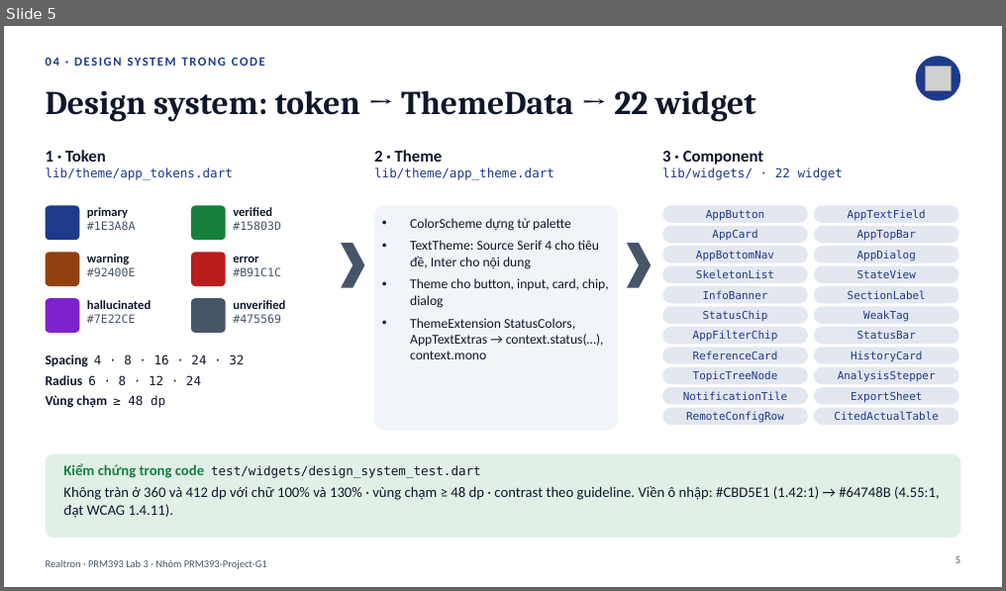
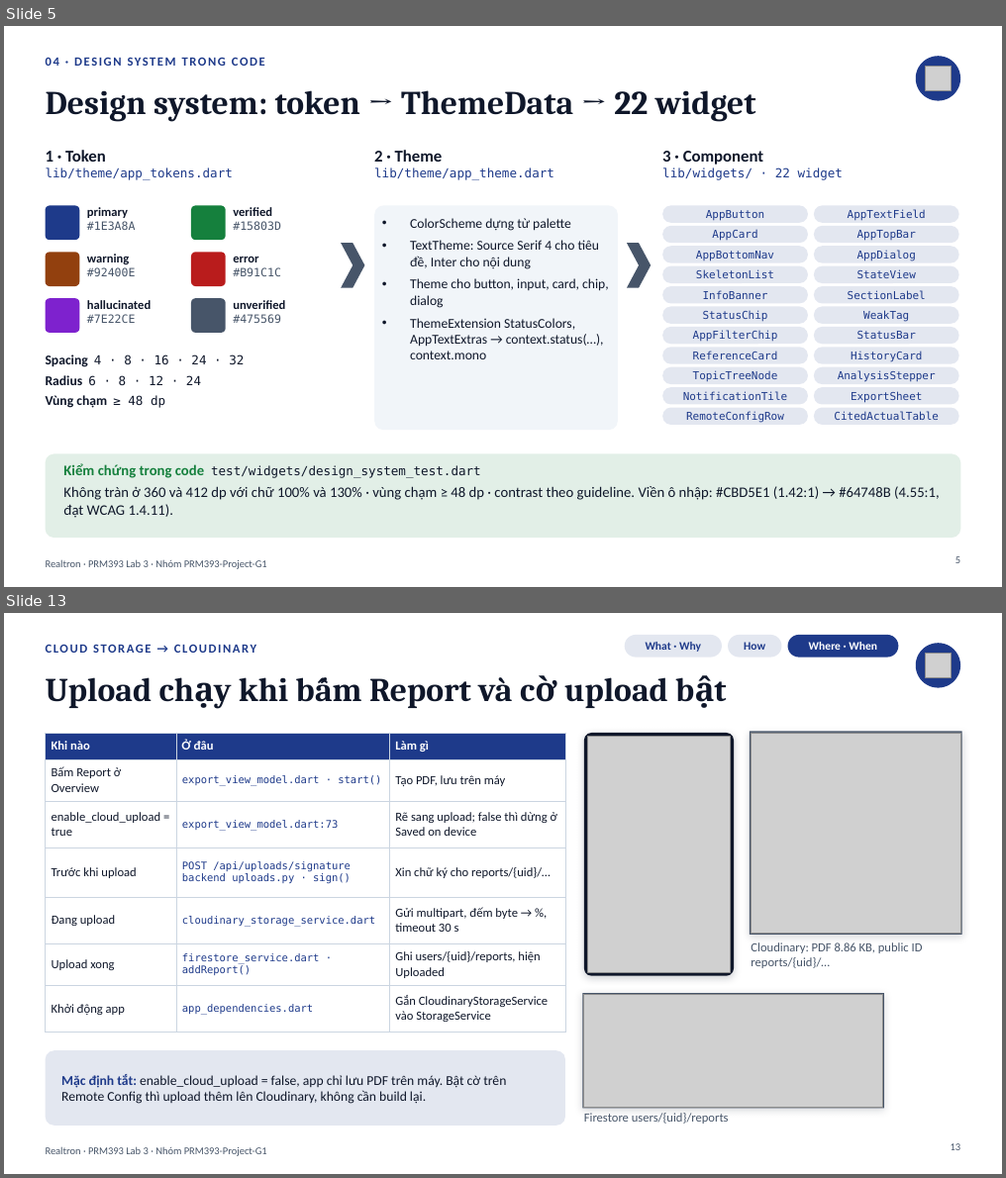
Before and after one commit to PRM393-Project-G1/Lab3, a slide deck: slides/Lab03_G1_slides.pptx. Shown one above the other, each under a label of ours: slide 5 before the commit, slides 5 and 13 after it; the slides between them are not shown. The pictures are 1006x591 and 1006x1178 pixels, drawn with LibreOffice and Linux fonts; fonts in the diff are those of the drawing; grey boxes stand for pictures. Boxes give left, top, right and bottom in pixels: in the first picture for what was removed or moved away, otherwise in the second. Text is boxed around its words. In the diff, an @@ line names an element or a change of style, - is before the commit and + after.

```diff
--- a/slides/Lab03_G1_slides.pptx
+++ b/slides/Lab03_G1_slides.pptx
@@ slide 13 added at (4, 613, 1002, 1174), background #FFFFFF; not listed: 1 template element that a slide beside it also shows @@
@@ text added at (46, 637, 832, 660), 12 pt, text #1E3A8A, bold @@
+CLOUD STORAGE → CLOUDINARY
@@ rounded rectangle added at (625, 635, 722, 658), fill #1E3A8A at 12% opacity @@
@@ text added at (646, 642, 701, 652), 11 pt, text #1E3A8A, bold @@
+What · Why
@@ rounded rectangle added at (728, 635, 782, 658), fill #1E3A8A at 12% opacity @@
@@ text added at (744, 642, 765, 650), 11 pt, text #1E3A8A, bold @@
+How
@@ rounded rectangle added at (788, 635, 899, 658), fill #1E3A8A @@
@@ text added at (809, 642, 877, 650), 11 pt, text #FFFFFF, bold @@
+Where · When
@@ ellipse added at (916, 643, 960, 688), fill #1E3A8A @@
@@ picture added at (926, 653, 951, 678) @@
@@ title added at (46, 677, 668, 708), 32 pt, text #0F172A, bold @@
+Upload chạy khi bấm Report và cờ upload bật
@@ rectangle added at (749, 731, 962, 935), fill #475569 @@
@@ table added at (46, 733, 565, 1026), 7 rows, 3 columns @@
+Khi nào | Ở đâu | Làm gì
+Bấm Report ở Overview | export_view_model.dart · start() | Tạo PDF, lưu trên máy
+enable_cloud_upload = true | export_view_model.dart:73 | Rẽ sang upload; false thì dừng ở Saved on device
+Trước khi upload | POST /api/uploads/signature / backend uploads.py · sign() | Xin chữ ký cho reports/{uid}/…
+Đang upload | cloudinary_storage_service.dart | Gửi multipart, đếm byte → %, timeout 30 s
+Upload xong | firestore_service.dart · addReport() | Ghi users/{uid}/reports, hiện Uploaded
+Khởi động app | app_dependencies.dart | Gắn CloudinaryStorageService vào StorageService
@@ rounded rectangle added at (584, 733, 734, 976), fill #0F172A @@
@@ picture added at (588, 737, 731, 972) @@
@@ picture added at (751, 733, 960, 934) @@
@@ text added at (750, 943, 923, 968), 12 pt, text #475569 @@
+Cloudinary: PDF 8.86 KB, public ID reports/{uid}/…
@@ rectangle added at (583, 993, 884, 1109), fill #475569 @@
@@ picture added at (584, 995, 883, 1107) @@
@@ rounded rectangle added at (46, 1051, 565, 1126), fill #1E3A8A at 12% opacity @@
@@ text added at (61, 1074, 506, 1104), 13 pt, text #0F172A @@
+Mặc định tắt: enable_cloud_upload = false, app chỉ lưu PDF trên máy. Bật cờ trên Remote Config thì upload thêm lên Cloudinary, không cần build lại.
@@ text added at (584, 1113, 729, 1124), 12 pt, text #475569 @@
+Firestore users/{uid}/reports
@@ page number added at (950, 1144, 961, 1151), 10 pt, text #475569 @@
+13
```
Also in this commit, not shown: 7 slides changed, 19 other slides added, 3 slides removed, 7 other files.
